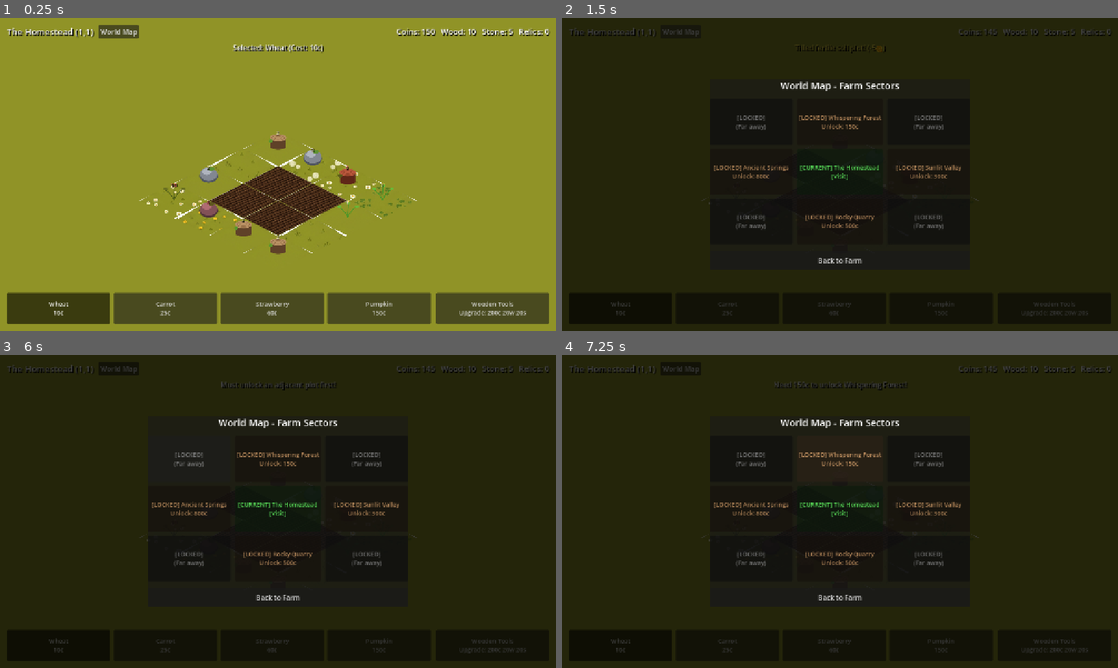
Above: before the commit, frames 1-4 (two rows, left to right).
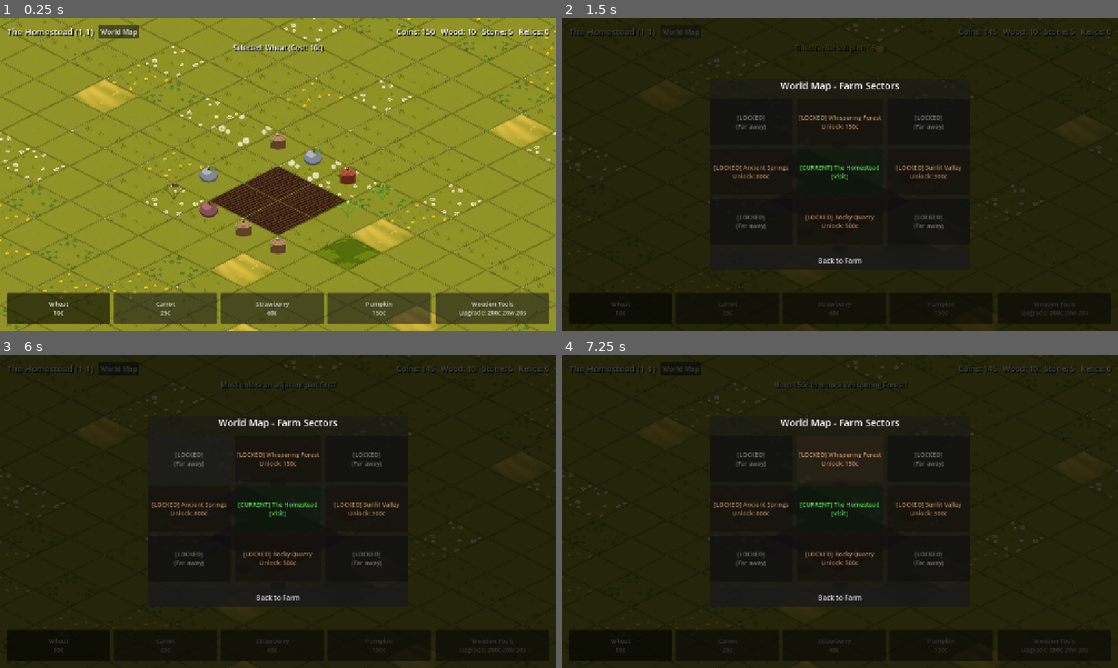
Above: after the commit, the same moments.

Repository: ShootyQ/FarmingApp
Game: Godot game, scene res://scenes/main.tscn
Same seed, same stepped clock (60 frames per second), same inputs: the game is played once before the commit and once after it.
Inputs (mouse positions are in pixels of both pictures, inside the frame that each line leads up to):
- Up to frame 1 (0.25 s): no input
- Up to frame 2 (1.5 s): click (840, 149) at 0.52 s; click "World Map" at 1.25 s
- Up to frame 3 (6 s): click "Wheat 10c" at 2 s; click "Carrot 25c" at 2.75 s; click "Strawberry 60c" at 3.5 s; click "Pumpkin 150c" at 4.25 s; click "Wooden Tools Upgrade: 200c 20…" at 5 s; click "[LOCKED] (Far away)" at 5.75 s
- Up to frame 4 (7.25 s): click "[LOCKED] Whispering Forest Un…" at 6.5 s

The runs differ from the first frame. In frame 1, 12% of the frame differs, in the area x 0-100%, y 0-100%; in frame 2, 0.3%; in frame 3, 0.3%; in frame 4, 0.3%.

Commit message:
Enhance 2:1 isometric grass tiles with crisp FarmVille grid borders and seamless 20x20 meadow landscape

Diff:
--- a/scripts/main.gd
+++ b/scripts/main.gd
@@ -100,40 +100,43 @@
 
 	meadow_container = Node2D.new()
 	meadow_container.name = "MeadowGround"
+	meadow_container.z_index = 0
 	world_container.add_child(meadow_container)
 	world_container.move_child(meadow_container, 0)
+
+	plots_root.z_index = 10
 
 	var origin_x = 0.0
 	var origin_y = -60.0
 	var empty_style = StyleBoxEmpty.new()
-	var s = (ISO_W / 256.0) * 1.004 # 0.4% bleed prevents subpixel gap seams
-
-	# 1. Build surrounding continuous meadow (16x16 field)
-	for my in range(-6, 10):
-		for mx in range(-6, 10):
-			if mx >= 0 and mx <= 3 and my >= 0 and my <= 3:
-				continue
-
+	var s = (ISO_W / 256.0) * 1.002 # Tight seamless 2:1 fit
+
+	# 1. Build continuous 20x20 meadow landscape
+	var meadow_min = -8
+	var meadow_max = 11
+
+	for my in range(meadow_min, meadow_max + 1):
+		for mx in range(meadow_min, meadow_max + 1):
 			var m_iso_x = origin_x + (mx - my) * (ISO_W * 0.5)
 			var m_iso_y = origin_y + (mx + my) * (ISO_H * 0.5)
 
 			var spr = Sprite2D.new()
 			spr.position = Vector2(m_iso_x, m_iso_y)
 			spr.scale = Vector2(s, s)
-			spr.z_index = -50
+			spr.z_index = 0
 
 			# Weighted natural distribution across the 8 grass variants
 			var h = abs((mx * 73856093) ^ (my * 19349663) ^ (mx * my * 83492791)) % 100
 			var g_idx = 0
-			if h < 45:
-				g_idx = 0 # Plain olive lawn
-			elif h < 68:
+			if h < 42:
+				g_idx = 0 # Classic lawn with subtle blades
+			elif h < 66:
 				g_idx = 1 # Grass blade tufts
-			elif h < 78:
+			elif h < 76:
 				g_idx = 2 # Golden buttercups
-			elif h < 86:
+			elif h < 84:
 				g_idx = 3 # Clover clusters
-			elif h < 92:
+			elif h < 91:
 				g_idx = 4 # White wild daisies
 			elif h < 95:
 				g_idx = 5 # Dandelion puffs
@@ -150,7 +153,7 @@
 		var gx = i % 4
 		var gy = i / 4
 
-		# 2:1 Isometric formula
+		# 2:1 Isometric formula matching the meadow
 		var iso_x = origin_x + (gx - gy) * (ISO_W * 0.5)
 		var iso_y = origin_y + (gx + gy) * (ISO_H * 0.5)
 
@@ -158,30 +161,6 @@
 		node.name = "Plot_%d" % i
 		node.position = Vector2(iso_x, iso_y)
 		node.z_index = gx + gy # Natural isometric Y-sorting
-
-		# Layer 0: Seamless 2:1 Grass Diamond (Base of every cell)
-		var grass_sprite = Sprite2D.new()
-		grass_sprite.name = "Grass"
-		var farm_h = abs((gx * 73856093) ^ (gy * 19349663) ^ (gx * gy * 83492791)) % 100
-		var g_idx = 0
-		if farm_h < 40:
-			g_idx = 0
-		elif farm_h < 65:
-			g_idx = 1
-		elif farm_h < 75:
-			g_idx = 2
-		elif farm_h < 85:
-			g_idx = 3
-		elif farm_h < 92:
-			g_idx = 4
-		elif farm_h < 96:
-			g_idx = 5
-		else:
-			g_idx = 6
-		grass_sprite.texture = tex_grass[g_idx]
-		grass_sprite.scale = Vector2(s, s)
-		grass_sprite.position = Vector2.ZERO
-		node.add_child(grass_sprite)
 
 		# Layer 1: Flat Furrowed Soil Diamond (Plowed FarmVille rows)
 		var soil_sprite = Sprite2D.new()
Binary file changed: assets/tiles/iso_grass_0.png
Binary file changed: assets/tiles/iso_grass_1.png
Binary file changed: assets/tiles/iso_grass_2.png
Binary file changed: assets/tiles/iso_grass_3.png
Binary file changed: assets/tiles/iso_grass_4.png
Binary file changed: assets/tiles/iso_grass_5.png
Binary file changed: assets/tiles/iso_grass_6.png
Binary file changed: assets/tiles/iso_grass_7.png
